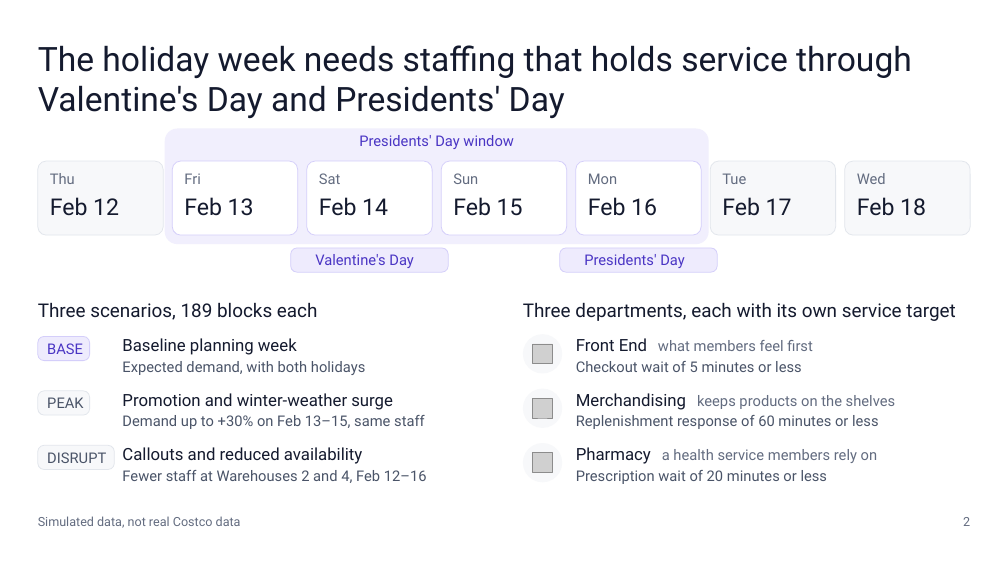
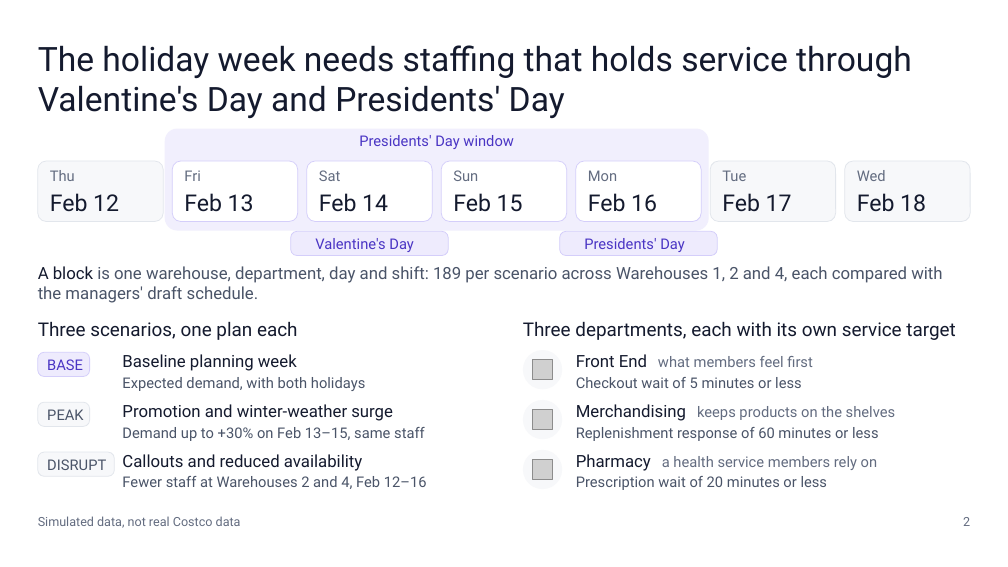
Before and after one commit to cgonztx-gif/misa-workforce-planner, a slide deck: slide 2 of deliverables/Costco_Workforce_Presentation.pptx. Drawn at 1008x567 pixels with LibreOffice and Linux fonts; fonts in the diff are those of the drawing; grey boxes stand for pictures; background and template pictures are left out. Boxes give left, top, right and bottom in pixels: in the first picture for what was removed or moved away, otherwise in the second. Text is boxed around its words. In the diff, an @@ line names an element or a change of style, - is before the commit and + after.

```diff
--- a/deliverables/Costco_Workforce_Presentation.pptx
+++ b/deliverables/Costco_Workforce_Presentation.pptx
@@ rounded rectangle: place and size @@
-rounded rectangle at [165,129,709,244]
+rounded rectangle at [165,129,709,231]
@@ rounded rectangle: place and size @@
-rounded rectangle at [38,161,163,235]
+rounded rectangle at [38,161,163,222]
@@ rounded rectangle: place and size @@
-rounded rectangle at [172,161,298,235]
+rounded rectangle at [172,161,298,222]
@@ rounded rectangle: place and size @@
-rounded rectangle at [307,161,433,235]
+rounded rectangle at [307,161,433,222]
@@ rounded rectangle: place and size @@
-rounded rectangle at [442,161,567,235]
+rounded rectangle at [442,161,567,222]
@@ proportions changed in 8 elements at [165,129,709,231], [38,161,163,222], [307,161,433,222], [442,161,567,222], [710,161,836,222], [845,161,970,222], [172,161,298,222], [576,161,702,222] @@
@@ rounded rectangle: place and size @@
-rounded rectangle at [576,161,702,235]
+rounded rectangle at [576,161,702,222]
@@ rounded rectangle: place and size @@
-rounded rectangle at [710,161,836,235]
+rounded rectangle at [710,161,836,222]
@@ rounded rectangle: place and size @@
-rounded rectangle at [845,161,970,235]
+rounded rectangle at [845,161,970,222]
@@ 7 texts: place and size @@
-7 texts at [50,197,926,216]
+7 texts at [50,193,926,212]
@@ 2 texts, 2 rounded rectangles: place and size @@
-2 texts, 2 rounded rectangles at [291,248,717,272]
+2 texts, 2 rounded rectangles at [291,231,717,256]
@@ text added at [38,266,942,303], 16 pt, text #4A5468 @@
+A block is one warehouse, department, day and shift: 189 per scenario across Warehouses 1, 2 and 4, each compared with the managers' draft schedule.
@@ text at [38,321,298,340]: text changed @@
-Three scenarios, 189 blocks each
+Three scenarios, one plan each
@@ text "Three departments, each with its ...": place and size @@
-text "Three departments, each with its ..." at [523,302,955,321]
+text "Three departments, each with its ..." at [523,321,955,340]
@@ 5 texts, 1 picture, 1 rounded rectangle, 1 ellipse: place and size @@
-5 texts, 1 picture, 1 rounded rectangle, 1 ellipse at [38,334,813,375]
+5 texts, 1 picture, 1 rounded rectangle, 1 ellipse at [38,350,813,391]
@@ 5 texts, 1 picture, 1 ellipse, 1 rounded rectangle: place and size @@
-5 texts, 1 picture, 1 ellipse, 1 rounded rectangle at [38,389,896,429]
+5 texts, 1 picture, 1 ellipse, 1 rounded rectangle at [38,400,896,441]
@@ 5 texts, 1 picture, 1 ellipse, 1 rounded rectangle: place and size @@
-5 texts, 1 picture, 1 ellipse, 1 rounded rectangle at [38,443,877,484]
+5 texts, 1 picture, 1 ellipse, 1 rounded rectangle at [38,450,877,490]
```
Also in this commit, not shown: 15 other slides changed, 35 other files.
